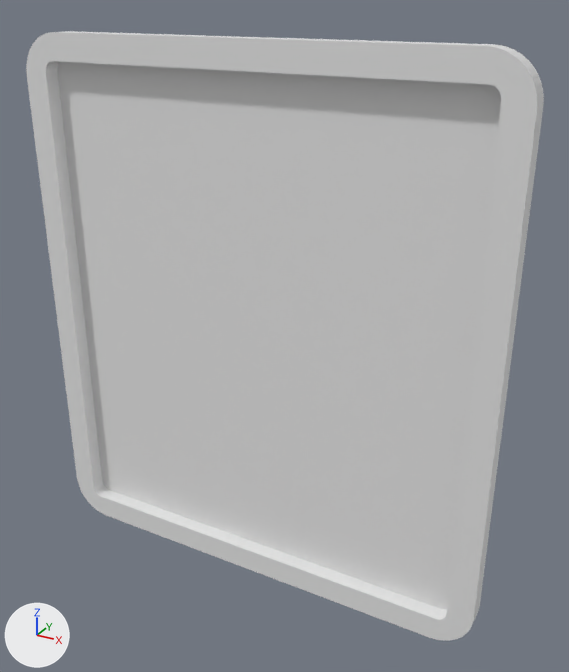
An edit to the glTF model docs/lid.glb, drawn before and after from the same camera.
Camera for both pictures: a camera (50 mm lens) standing at (299.4, -117.9, 113.0) and looking at (233.0, 2.8, 52.7). The lights are fixed; the arrows at lower left show +X, +Y and +Z. The picture after the commit comes second. Where no turn or scale is listed for an object, it has been applied to the vertices. Vertices at exactly the same position are counted once.

The older version as bpy lines, for what is in view:
```python
me_lid_new_stl = bpy.data.meshes.new('lid_new.stl')
me_lid_new_stl.from_pydata(...)  # 286 vertices, 664 faces; spans x 181.0..276.0, y -4.0..5.0, z 0.0..106.0
ob_lid_new_stl = bpy.data.objects.new('lid_new.stl', me_lid_new_stl)
ob_lid_new_stl.location = (0.0, 0.0, 0.0)
```
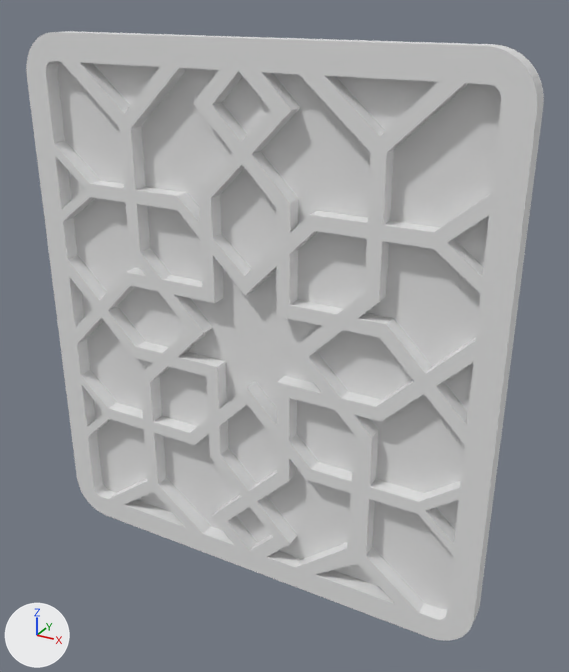
Scene script edits in JSON lines:
```json
{"block": "me_lid_new_stl", "where": "# used by ob_lid_new_stl; location = (0.0, 0.0, 0.0)"}
{"op": "remove", "block": "me_lid_new_stl", "code": "me_lid_new_stl.from_pydata(...)  # 286 vertices, 664 faces; spans x 181.0..276.0, y -4.0..5.0, z 0.0..106.0"}
{"op": "add", "block": "me_lid_new_stl", "code": "me_lid_new_stl.from_pydata(...)  # 666 vertices, 1720 faces; spans x 181.0..276.0, y -4.0..5.0, z 0.0..106.0"}
{"block": "me_lid_new_stl", "change": "me_lid_new_stl part 1: a new loose piece of 380 vertices spanning x 186.0..271.0, y -4.0..-1.0, z 5.0..101.0"}
```

Location of each change, (x1, y1, x2, y2) in pixels of the pictures (569 x 672 px):
```json
{"part": 1, "of": "me_lid_new_stl", "change": "added", "after": [54, 62, 491, 613]}
```
